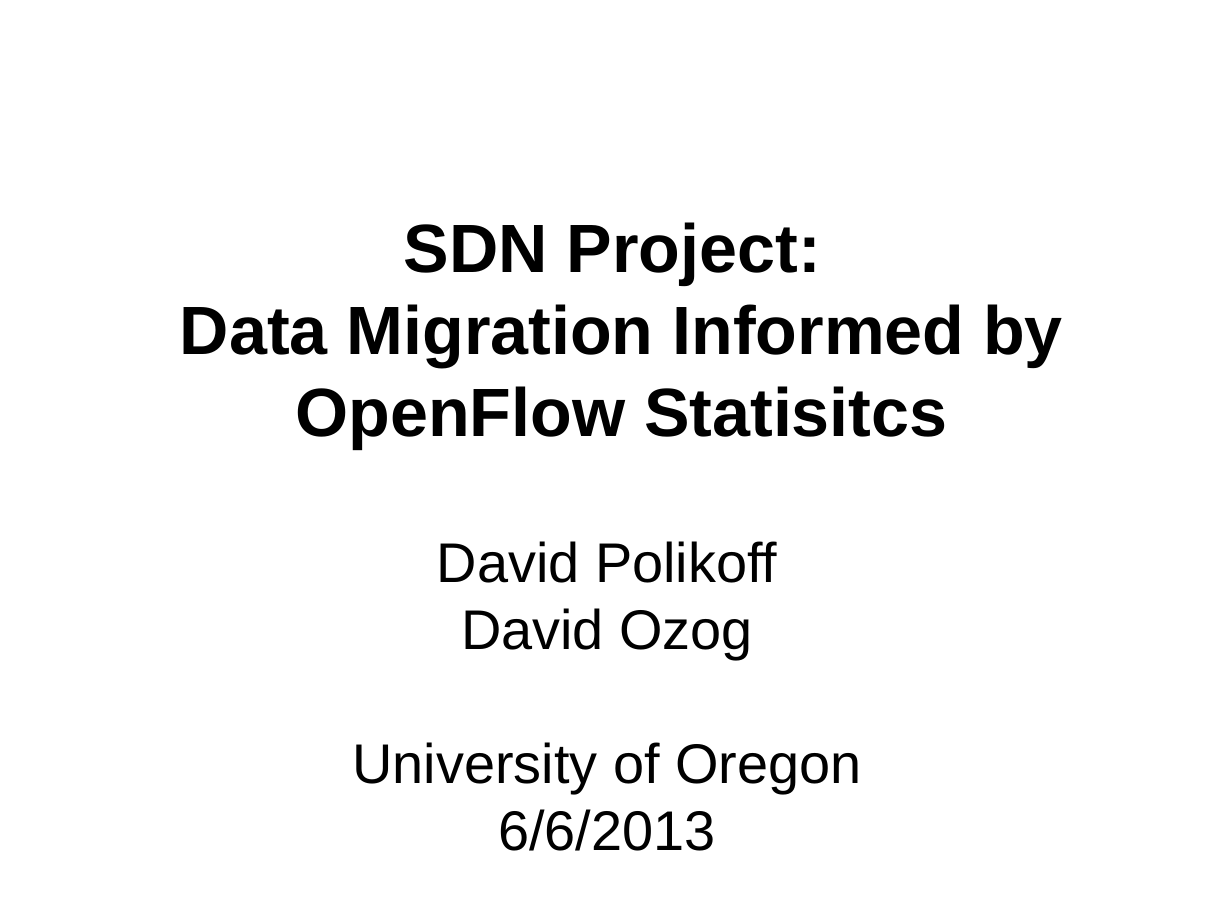
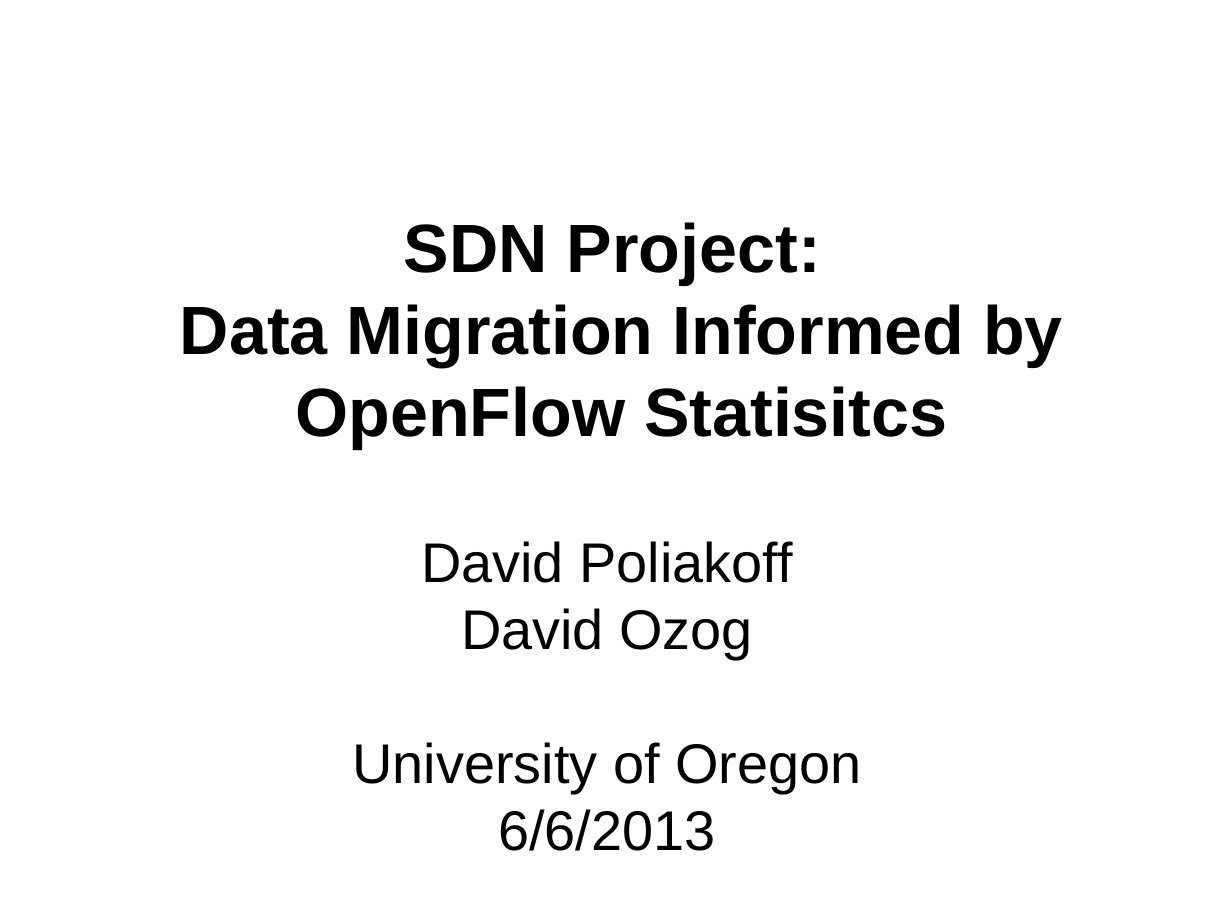
Before and after one commit to davidozog/SDN_Project, a slide deck: slide 1 of presentation/talk.odp. Drawn at 1232x924 pixels with LibreOffice and Linux fonts; fonts in the diff are those of the drawing. Boxes give left, top, right and bottom in pixels: in the first picture for what was removed or moved away, otherwise in the second. Text is boxed around its words. In the diff, an @@ line names an element or a change of style, - is before the commit and + after.

```diff
--- a/presentation/talk.odp
+++ b/presentation/talk.odp
@@ subtitle at [421, 541, 792, 583]: text changed @@
-David Polikoff
+David Poliakoff
```
Also in this commit, not shown: 2 other slides changed, 23 slides added, 5 slides removed.
